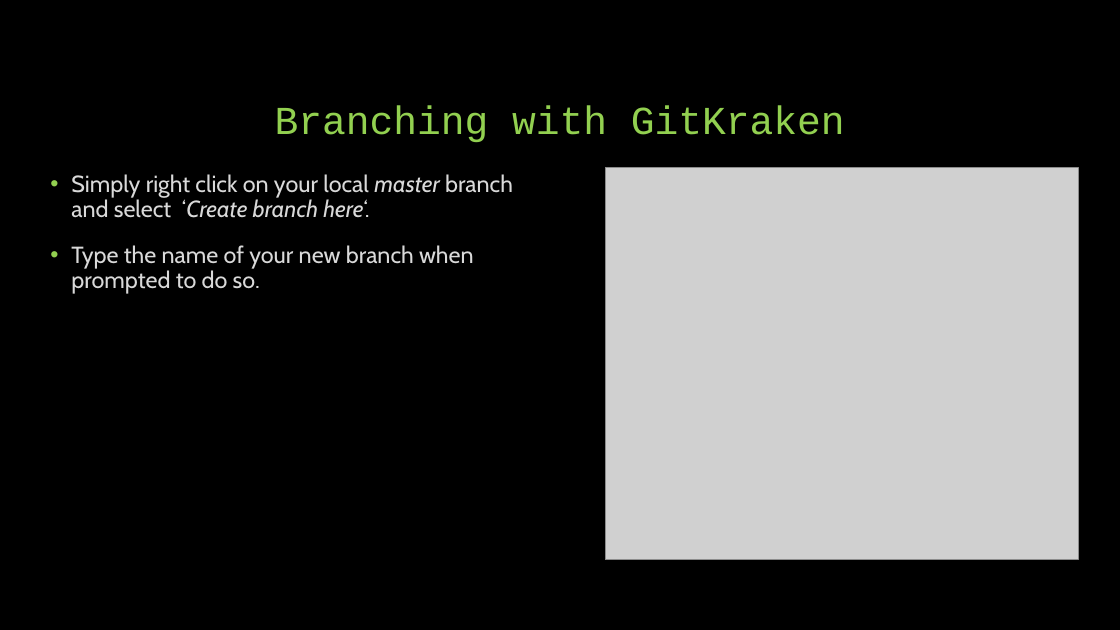
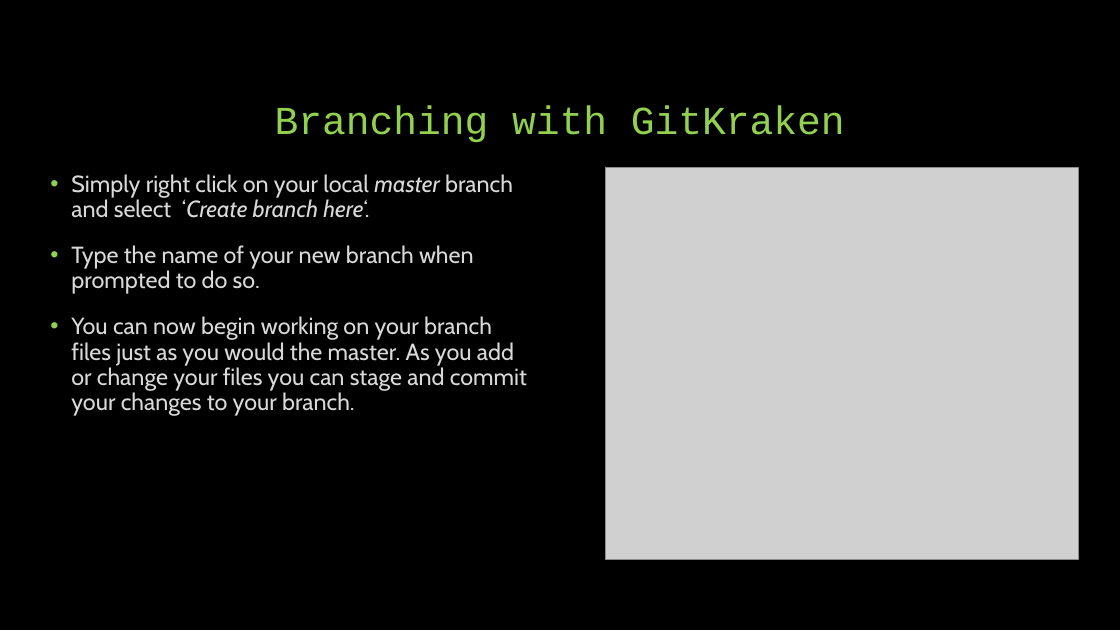
Before and after one commit to KalinBowden/BeDapperDesigns, a slide deck: slide 7 of GIT HUB Branching & Merging.pptx. Drawn at 1120x630 pixels with LibreOffice and Linux fonts; fonts in the diff are those of the drawing; grey boxes stand for pictures. Boxes give left, top, right and bottom in pixels: in the first picture for what was removed or moved away, otherwise in the second. Text is boxed around its words. In the diff, an @@ line names an element or a change of style, - is before the commit and + after.

Commit message:
Updated PP Added More GitKraken Content

```diff
--- a/GIT HUB Branching & Merging.pptx
+++ b/GIT HUB Branching & Merging.pptx
@@ text at <box>71,316,527,416</box>: paragraph added @@
+• You can now begin working on your branch files just as you would the master. As you add or change your files you can stage and commit your changes to your branch.
```
